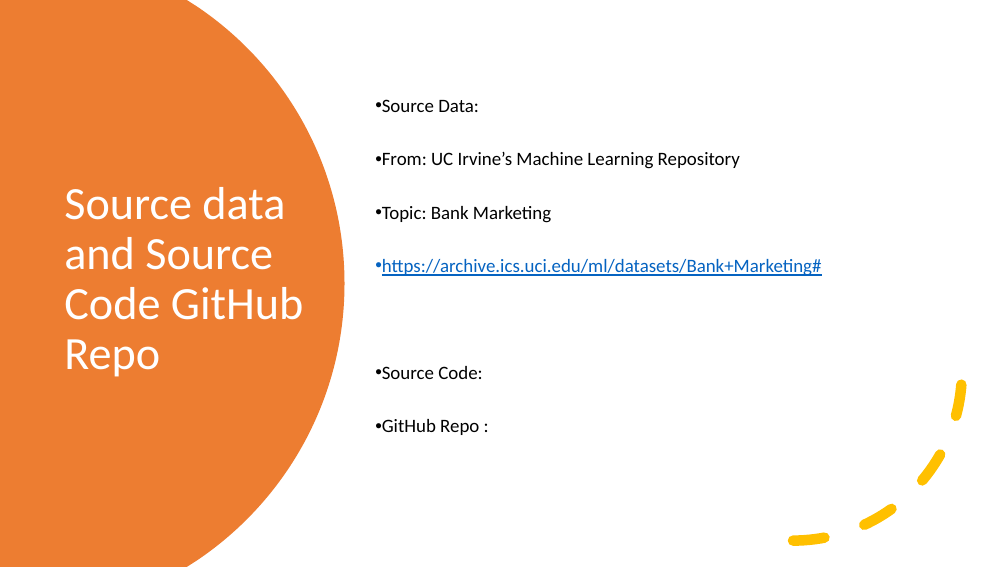
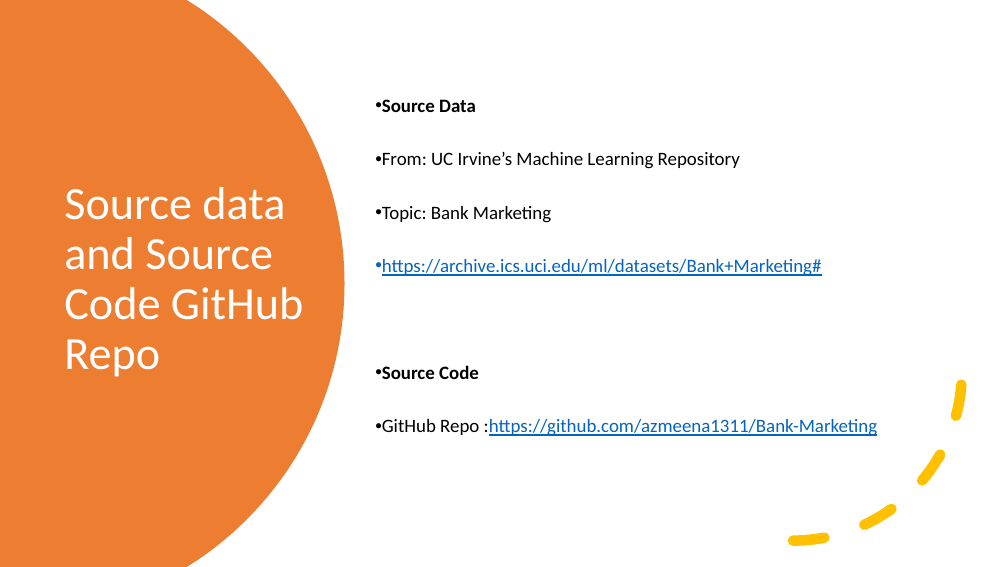
Before and after one commit to azmeena1311/Bank-Marketing, a slide deck: slide 3 of Bank Marketing.pptx. Drawn at 1008x567 pixels with LibreOffice and Linux fonts; fonts in the diff are those of the drawing. Boxes give left, top, right and bottom in pixels: in the first picture for what was removed or moved away, otherwise in the second. Text is boxed around its words. In the diff, an @@ line names an element or a change of style, - is before the commit and + after.

```diff
--- a/Bank Marketing.pptx
+++ b/Bank Marketing.pptx
@@ text at box(382, 99, 476, 112): text changed; bold on @@
-• Source Data:
+• Source Data
@@ text at box(382, 365, 878, 436): text changed; text colour #000000 to #0563C1 @@
-• Source Code:
-• GitHub Repo :
+• Source Code
+• GitHub Repo :https://github.com/azmeena1311/Bank-Marketing
```
